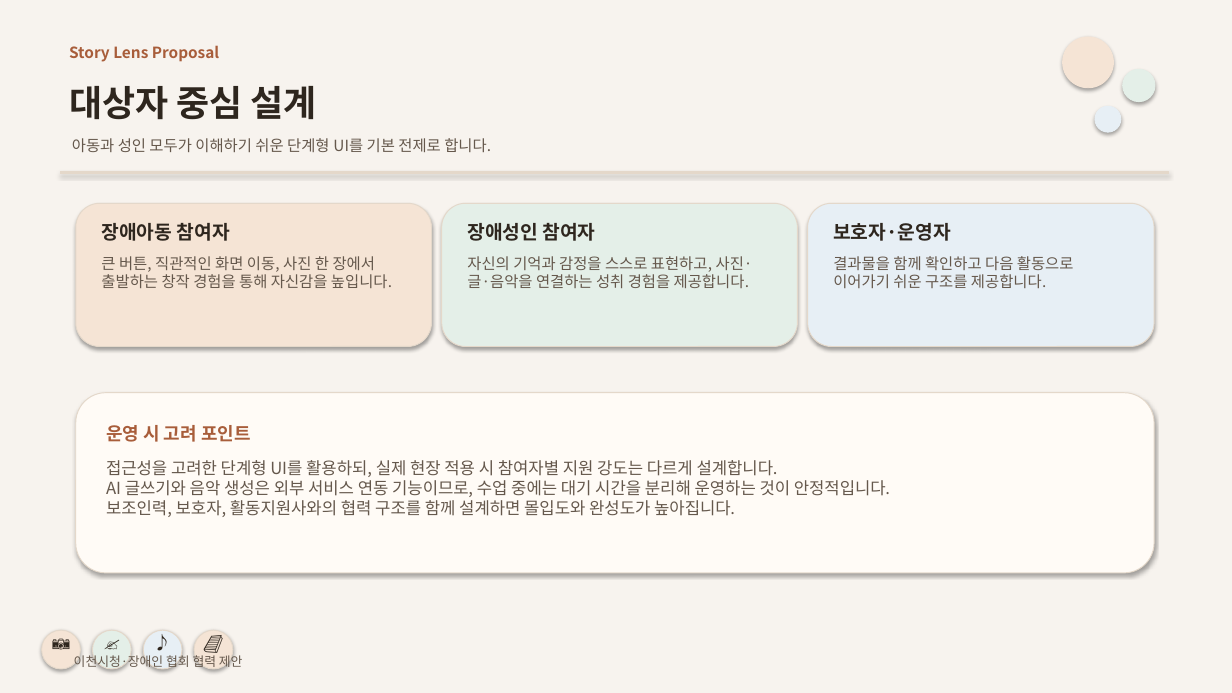
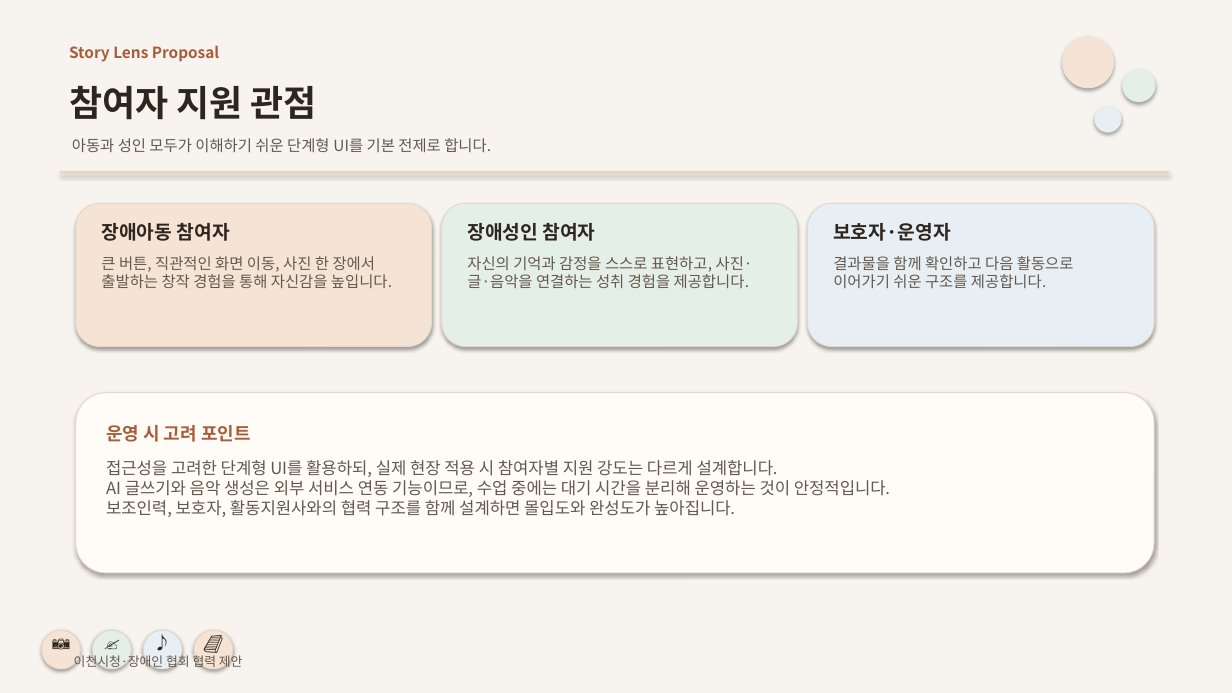
Before and after one commit to MetachainArt/Story_lens, a slide deck: slide 5 of business-plan/presentation/story-lens-public-proposal.pptx. Drawn at 1232x693 pixels with LibreOffice and Linux fonts; fonts in the diff are those of the drawing. Boxes give left, top, right and bottom in pixels: in the first picture for what was removed or moved away, otherwise in the second. Text is boxed around its words. In the diff, an @@ line names an element or a change of style, - is before the commit and + after.

```diff
--- a/business-plan/presentation/story-lens-public-proposal.pptx
+++ b/business-plan/presentation/story-lens-public-proposal.pptx
@@ text at box(69, 86, 316, 120): text changed @@
-대상자 중심 설계
+참여자 지원 관점
```
Also in this commit, not shown: 9 other slides changed, 1 other file.
